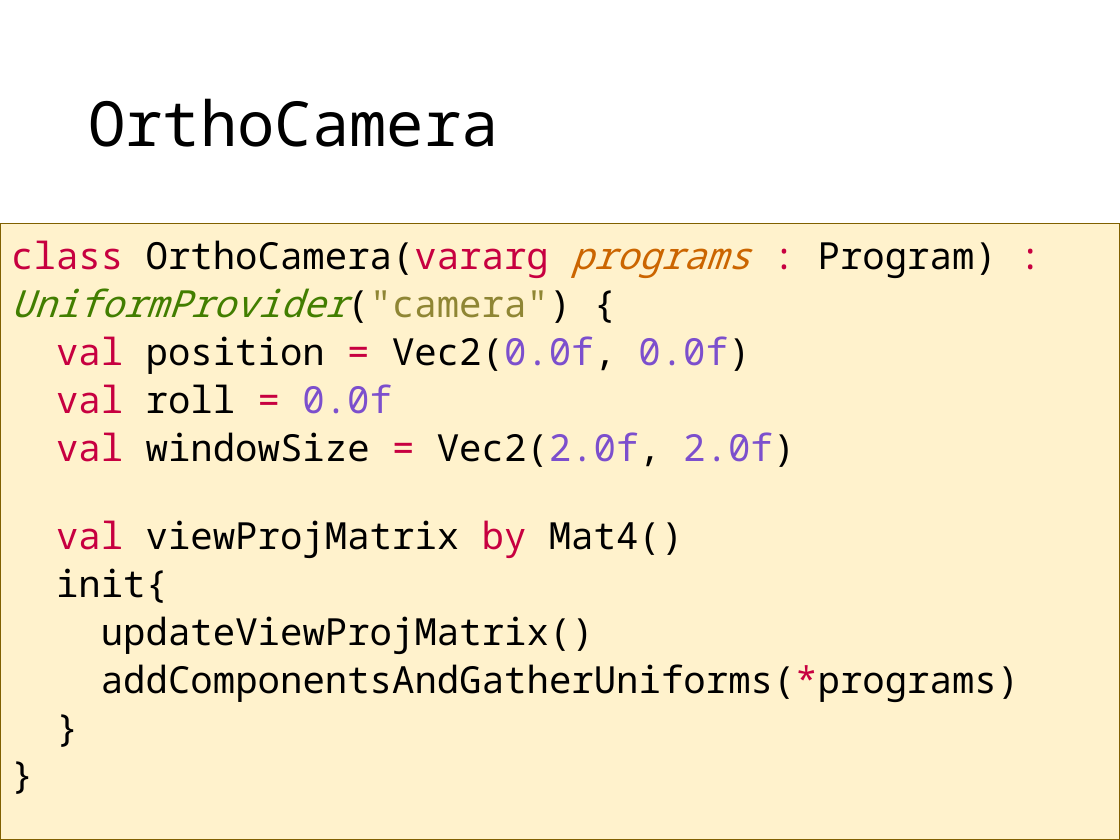
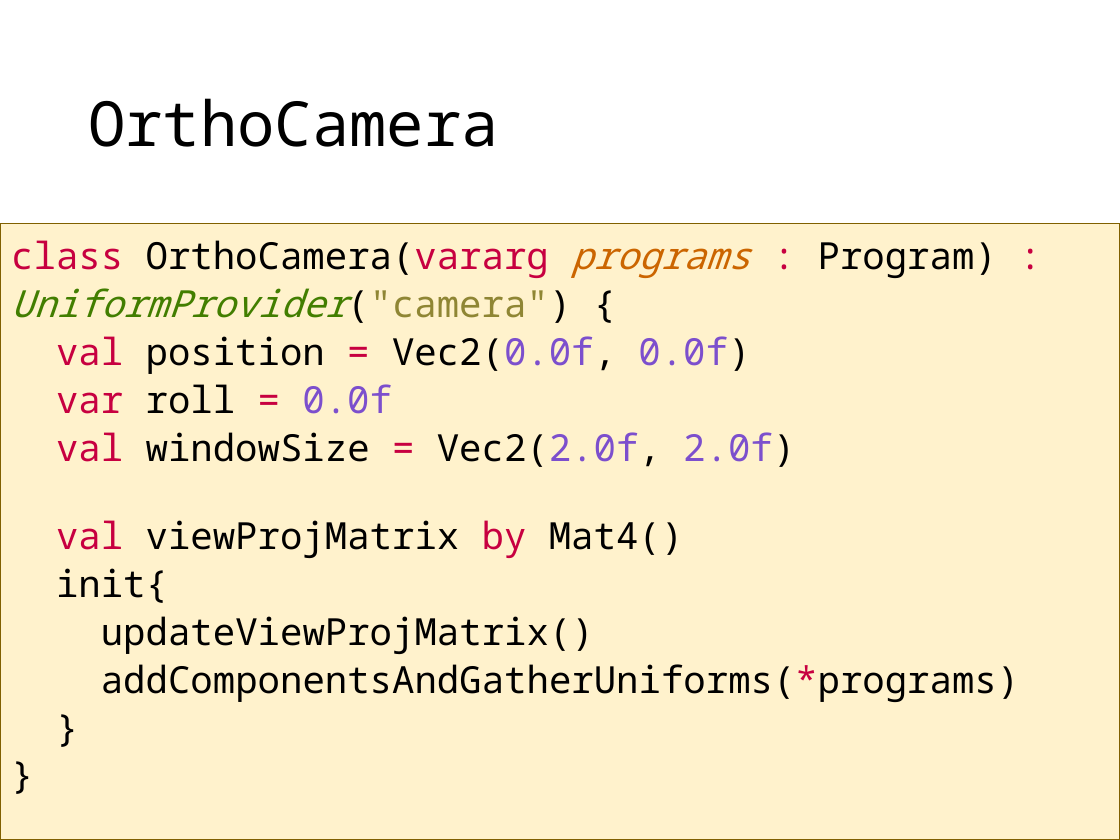
Before and after one commit to szecsi/kogfactory, a slide deck: slide 19 of projects/kog.3gr.020-gom/lab.pptx. Drawn at 1120x840 pixels with LibreOffice and Linux fonts; fonts in the diff are those of the drawing. Boxes give left, top, right and bottom in pixels: in the first picture for what was removed or moved away, otherwise in the second. Text is boxed around its words. In the diff, an @@ line names an element or a change of style, - is before the commit and + after.

Commit message:
gom lab edit

```diff
--- a/projects/kog.3gr.020-gom/lab.pptx
+++ b/projects/kog.3gr.020-gom/lab.pptx
@@ text at bbox=[56, 384, 392, 414]: text changed @@
-val roll = 0.0f
+var roll = 0.0f
```
